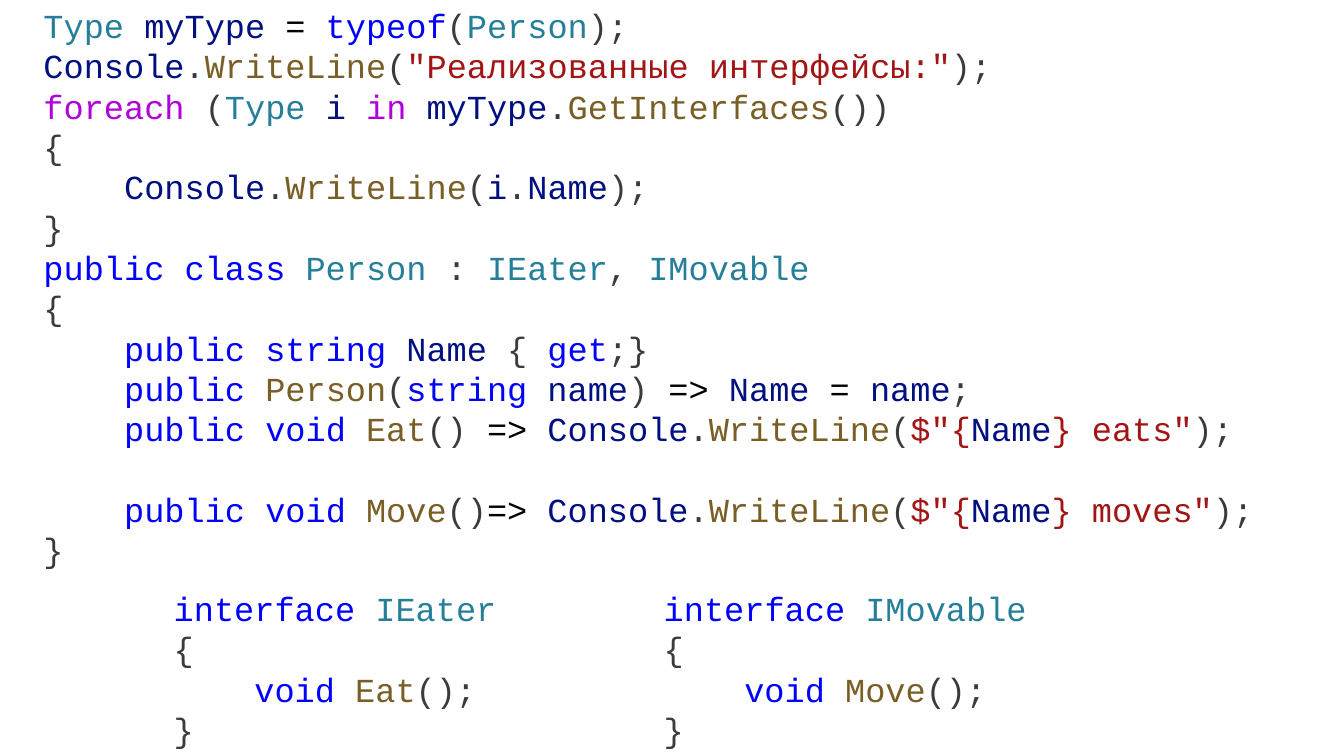
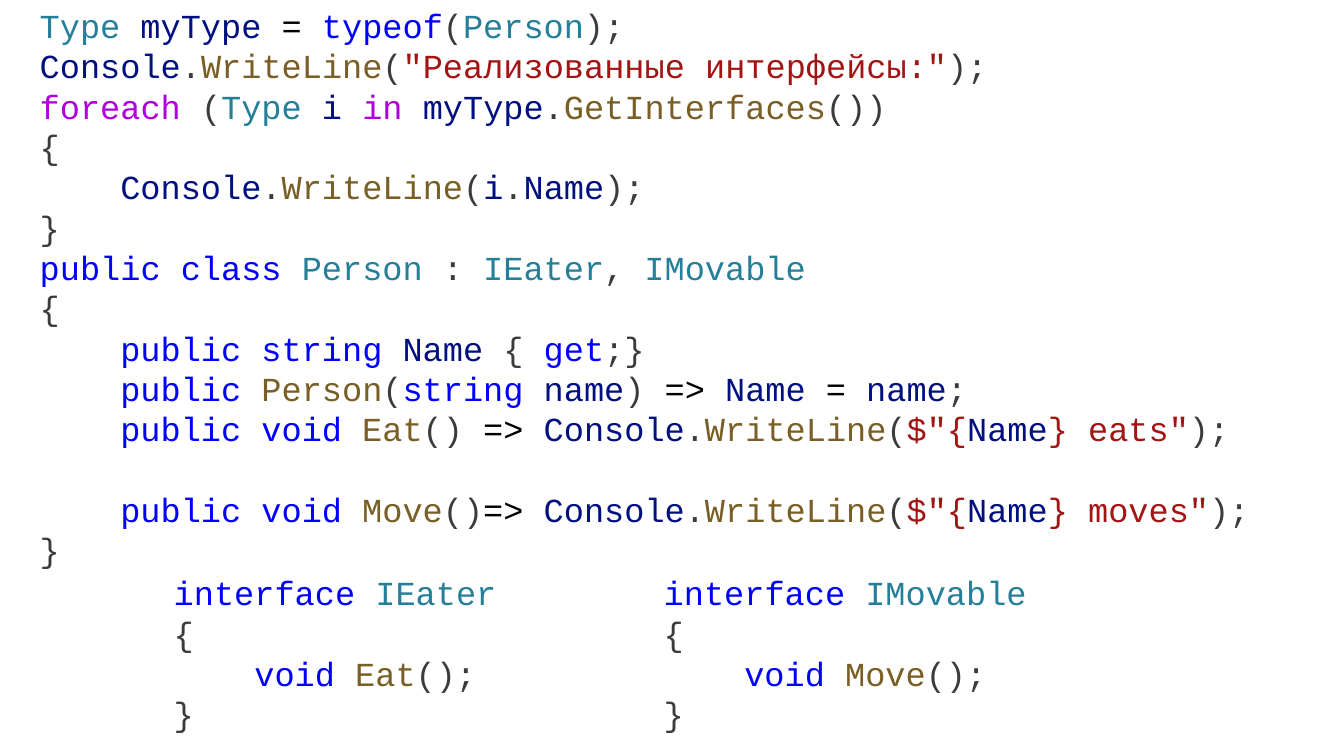
Before and after one commit to DaniilKlyukin/OOP-4, a slide deck: slide 5 of Лекции/ООП 1 лек 1.pptx. Drawn at 1344x756 pixels with LibreOffice and Linux fonts; fonts in the diff are those of the drawing. Boxes give left, top, right and bottom in pixels: in the first picture for what was removed or moved away, otherwise in the second. Text is boxed around its words. In the diff, an @@ line names an element or a change of style, - is before the commit and + after.

```diff
--- a/Лекции/ООП 1 лек 1.pptx
+++ b/Лекции/ООП 1 лек 1.pptx
@@ text "Type myType = typeof(Person);": place and size @@
-text "Type myType = typeof(Person);" at box(43, 14, 1253, 529)
+text "Type myType = typeof(Person);" at box(40, 14, 1249, 529)
@@ text "interface IEater": place and size @@
-text "interface IEater" at box(174, 597, 496, 709)
+text "interface IEater" at box(174, 581, 496, 693)
@@ text "interface IMovable": place and size @@
-text "interface IMovable" at box(664, 597, 1026, 709)
+text "interface IMovable" at box(664, 581, 1026, 693)
```
Also in this commit, not shown: 25 other slides changed, 1 other file.
